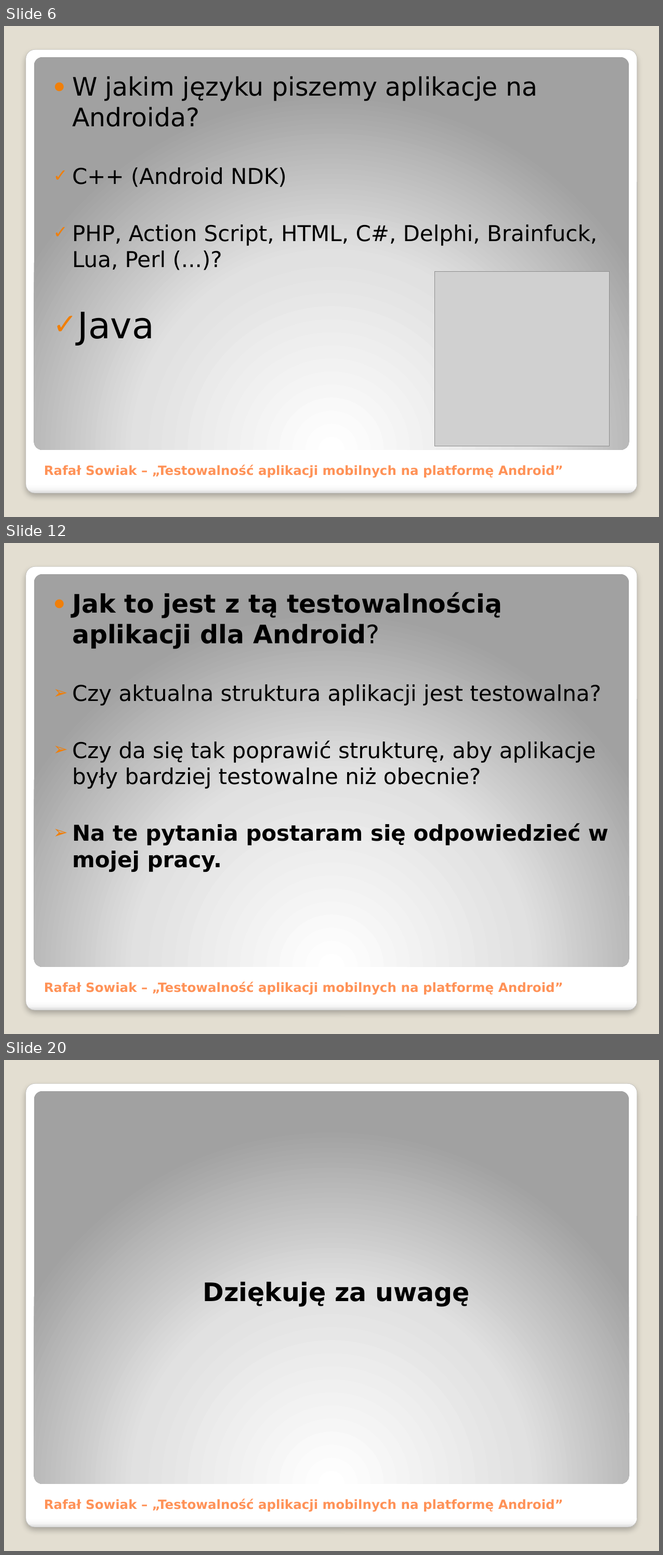
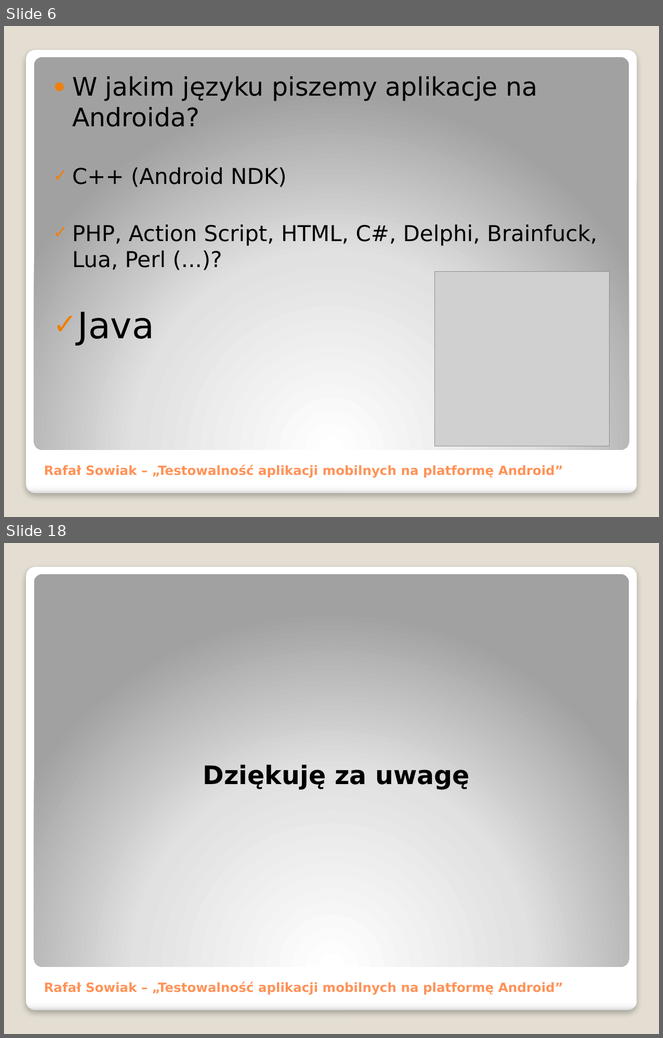
Before and after one commit to adventurewrites/mgr_info, a slide deck: praca_dyplomowa.pptx. Shown one above the other, each under a label of ours: slides 6, 12 and 20 before the commit, slides 6 and 18 after it; the slides between them are not shown. The pictures are 663x1555 and 663x1038 pixels, drawn with LibreOffice and Linux fonts; fonts in the diff are those of the drawing; grey boxes stand for pictures. Boxes give left, top, right and bottom in pixels: in the first picture for what was removed or moved away, otherwise in the second. Text is boxed around its words. In the diff, an @@ line names an element or a change of style, - is before the commit and + after.

```diff
--- a/praca_dyplomowa.pptx
+++ b/praca_dyplomowa.pptx
@@ slide 12 removed at [4,543,659,1034], background #E3DED1; not listed: 2 template elements that a slide beside it also shows @@
@@ text removed at [72,592,609,872] @@
-● Jak to jest z tą testowalnością aplikacji dla Android?
-➢ Czy aktualna struktura aplikacji jest testowalna?
-➢ Czy da się tak poprawić strukturę, aby aplikacje były bardziej testowalne niż obecnie?
-➢ Na te pytania postaram się odpowiedzieć w mojej pracy.
@@ title removed at [44,982,564,995] @@
-Rafał Sowiak – „Testowalność aplikacji mobilnych na platformę Android”
@@ what was slide 20 is now slide 18 @@
```
Also in this commit, not shown: 11 slides changed, 4 slides added, 5 other slides removed, 5 other files.
